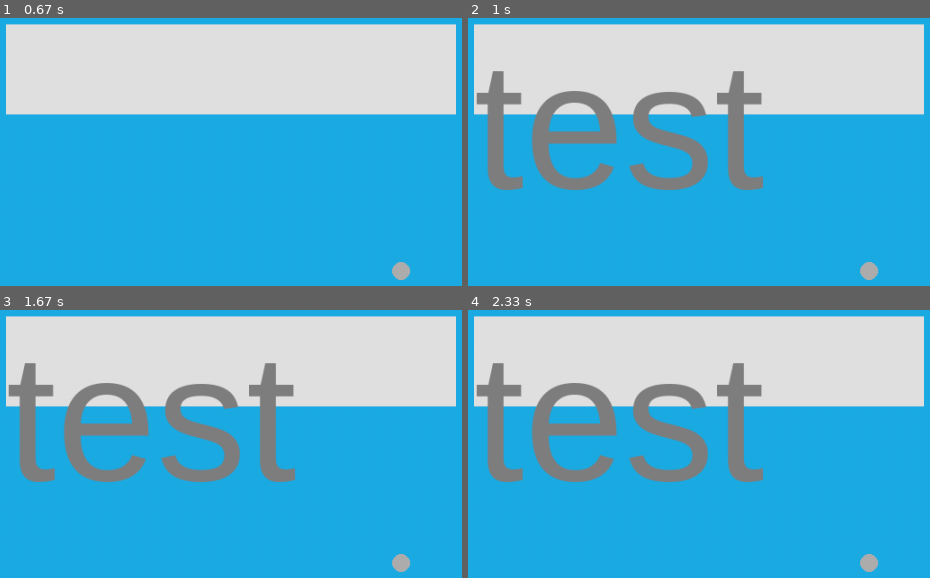
Above: before the commit, frames 1-4 (two rows, left to right).
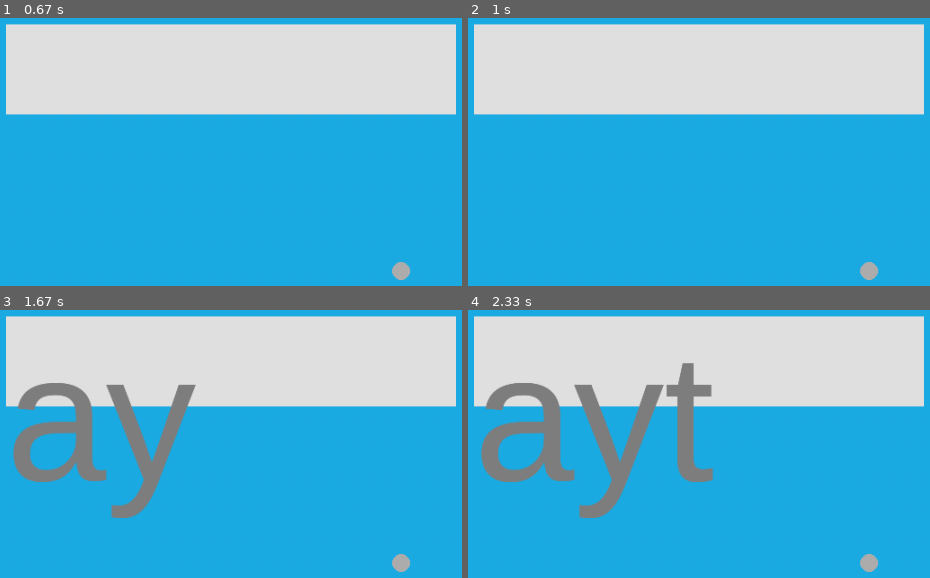
Above: after the commit, the same moments.

Repository: sd18spring/InteractiveProgramming
Game: pygame game, started from c3.py
Same seed, same stepped clock (60 frames per second), same inputs: the game is played once before the commit and once after it.
Inputs (mouse positions are in pixels of both pictures, inside the frame that each line leads up to):
- Up to frame 1 (0.67 s): press the mouse at (231, 68) at 0.37 s; move the mouse to (401, 133) at 0.47 s; release the mouse at (outside the picture) at 0.6 s
- Up to frame 2 (1 s): tap Enter at 0.67 s
- Up to frame 3 (1.67 s): hold A 1-1.53 s; tap Y at 1.57 s
- Up to frame 4 (2.33 s): tap T at 2.2 s

Frame 1 is identical in both runs. In frame 2, 10% of the frame differs, in the area x 1-64%, y 19-65%; in frame 3, 11%; in frame 4, 11%, in the area x 1-64%, y 19-78%.

Commit message:
now takes and displays text input

Diff:
--- a/c3.py
+++ b/c3.py
@@ -19,6 +19,9 @@
         self.rectangle = pygame.Rect(((size[0]/2)-(size[0]/4),(size[1]*.33)-(size[1]/30),(size[0]/2),(size[1]/10)))
         self.scale = 1
 
+
+
+        self.inputbox = Inputbox()
         self.inputboxes = []
         self.inputboxes2 = []
         self.dingding = False
@@ -76,7 +79,7 @@
         for zebox in self.model.inputboxes:
             font = pygame.font.SysFont('Arial',200)
             my_string = str(zebox.string)
-            text = font.render('test', True, (127,127,127))
+            text = font.render(my_string, True, (127,127,127))
             self.screen.blit(text,(((self.model.width/2)-(self.model.width/4)),((self.model.height*.33)-(self.model.height/30))))
 
         pygame.display.update()
@@ -129,64 +132,88 @@
         elif pygame.mouse.get_pressed()[0] == False:
             self.model.panning = False
 
-
         if event.type == pygame.KEYDOWN:
             if self.model.dingding == True:
-                my_input = ''
                 if event.key == pygame.K_a:
-                    my_input = my_input + 'a'
+                    self.model.inputbox.string += 'a'
+                    self.model.inputboxes.append(self.model.inputbox)
                 if event.key == pygame.K_b:
-                    my_input = my_input + 'b'
+                    self.model.inputbox.string += 'b'
+                    self.model.inputboxes.append(self.model.inputbox)
                 if event.key == pygame.K_c:
-                    my_input = my_input + 'c'
+                    self.model.inputbox.string += 'c'
+                    self.model.inputboxes.append(self.model.inputbox)
                 if event.key == pygame.K_d:
-                    my_input = my_input + 'd'
+                    self.model.inputbox.string += 'd'
+                    self.model.inputboxes.append(self.model.inputbox)
                 if event.key == pygame.K_e:
-                    my_input = my_input + 'e'
-                if event.key == pygame.K_a:
-                    my_input = my_input + 'f'
-                if event.key == pygame.K_a:
-                    my_input += 'g'
-                if event.key == pygame.K_a:
-                    my_input += 'h'
-                if event.key == pygame.K_a:
-                    my_input += 'i'
-                if event.key == pygame.K_a:
-                    my_input += 'j'
-                if event.key == pygame.K_a:
-                    my_input += 'k'
-                if event.key == pygame.K_a:
-                    my_input += 'l'
-                if event.key == pygame.K_a:
-                    my_input += 'm'
-                if event.key == pygame.K_a:
-                    my_input += 'n'
-                if event.key == pygame.K_a:
-                    my_input += 'o'
-                if event.key == pygame.K_a:
-                    my_input += 'p'
-                if event.key == pygame.K_a:
-                    my_input += 'q'
-                if event.key == pygame.K_a:
-                    my_input += 'r'
+                    self.model.inputbox.string += 'e'
+                    self.model.inputboxes.append(self.model.inputbox)
+                if event.key == pygame.K_f:
+                    self.model.inputbox.string += 'f'
+                    self.model.inputboxes.append(self.model.inputbox)
+                if event.key == pygame.K_g:
+                    self.model.inputbox.string += 'g'
+                    self.model.inputboxes.append(self.model.inputbox)
+                if event.key == pygame.K_h:
+                    self.model.inputbox.string += 'h'
+                    self.model.inputboxes.append(self.model.inputbox)
+                if event.key == pygame.K_i:
+                    self.model.inputbox.string += 'i'
+                    self.model.inputboxes.append(self.model.inputbox)
+                if event.key == pygame.K_j:
+                    self.model.inputbox.string += 'j'
+                    self.model.inputboxes.append(self.model.inputbox)
+                if event.key == pygame.K_k:
+                    self.model.inputbox.string += 'k'
+                    self.model.inputboxes.append(self.model.inputbox)
+                if event.key == pygame.K_l:
+                    self.model.inputbox.string += 'l'
+                    self.model.inputboxes.append(self.model.inputbox)
+                if event.key == pygame.K_m:
+                    self.model.inputbox.string += 'm'
+                    self.model.inputboxes.append(self.model.inputbox)
+                if event.key == pygame.K_n:
+                    self.model.inputbox.string += 'n'
+                    self.model.inputboxes.append(self.model.inputbox)
+                if event.key == pygame.K_o:
+                    self.model.inputbox.string += 'o'
+                    self.model.inputboxes.append(self.model.inputbox)
+                if event.key == pygame.K_p:
+                    self.model.inputbox.string += 'p'
+                    self.model.inputboxes.append(self.model.inputbox)
+                if event.key == pygame.K_q:
+                    self.model.inputbox.string += 'q'
+                    self.model.inputboxes.append(self.model.inputbox)
+                if event.key == pygame.K_r:
+                    self.model.inputbox.string += 'r'
+                    self.model.inputboxes.append(self.model.inputbox)
                 if event.key == pygame.K_s:
-                    my_input += 's'
+                    self.model.inputbox.string += 's'
+                    self.model.inputboxes.append(self.model.inputbox)
                 if event.key == pygame.K_t:
-                    my_input += 't'
+                    self.model.inputbox.string += 't'
+                    self.model.inputboxes.append(self.model.inputbox)
                 if event.key == pygame.K_u:
-                    my_input += 'u'
+                    self.model.inputbox.string += 'u'
+                    self.model.inputboxes.append(self.model.inputbox)
                 if event.key == pygame.K_v:
-                    my_input += 'v'
+                    self.model.inputbox.string += 'v'
+                    self.model.inputboxes.append(self.model.inputbox)
                 if event.key == pygame.K_w:
-                    my_input += 'w'
+                    self.model.inputbox.string += 'w'
+                    self.model.inputboxes.append(self.model.inputbox)
                 if event.key == pygame.K_x:
-                    my_input += 'x'
+                    self.model.inputbox.string += 'x'
+                    self.model.inputboxes.append(self.model.inputbox)
                 if event.key == pygame.K_y:
-                    my_input = my_input + 'y'
+                    self.model.inputbox.string += 'y'
+                    self.model.inputboxes.append(self.model.inputbox)
                 if event.key == pygame.K_z:
-                    my_input = my_input + 'z'
+                    self.model.inputbox.string += 'z'
+                    self.model.inputboxes.append(self.model.inputbox)
                 if event.key == pygame.K_RETURN:
-                    self.model.inputboxes.append(Inputbox(my_input))
+                    del self.model.inputboxes[:]
 
             if event.key == pygame.K_UP:
                 self.model.pan(0,10)
@@ -214,7 +241,7 @@
 
 
 class Inputbox(object):
-    def __init__(self,string):
+    def __init__(self,string=''):
         self.string = string
 
 
